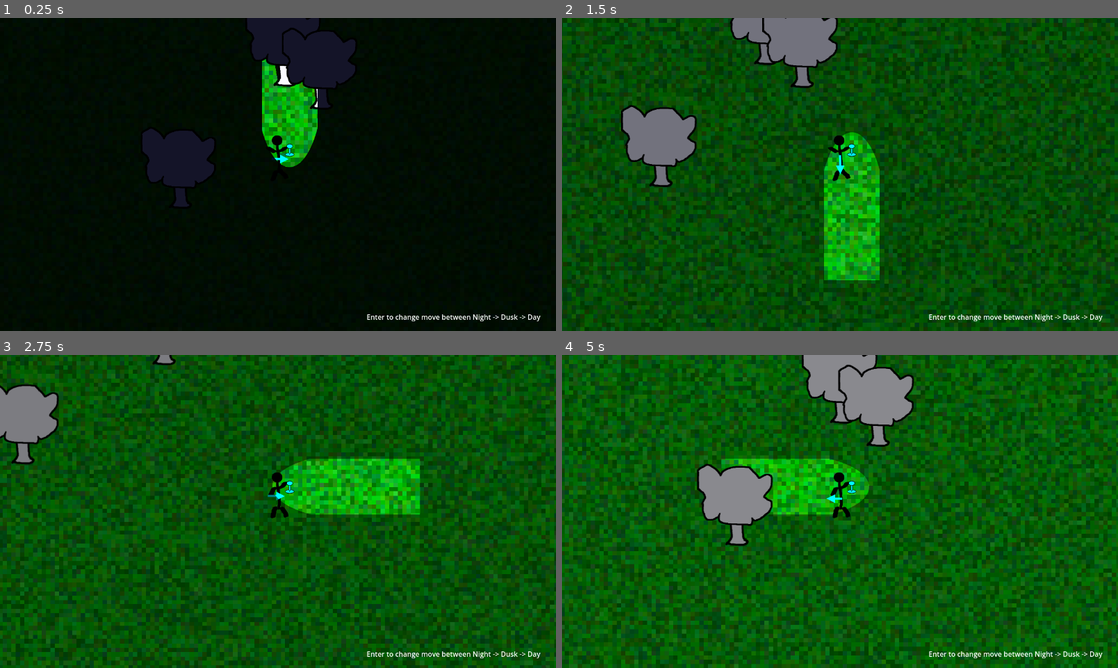
Above: before the commit, frames 1-4 (two rows, left to right).
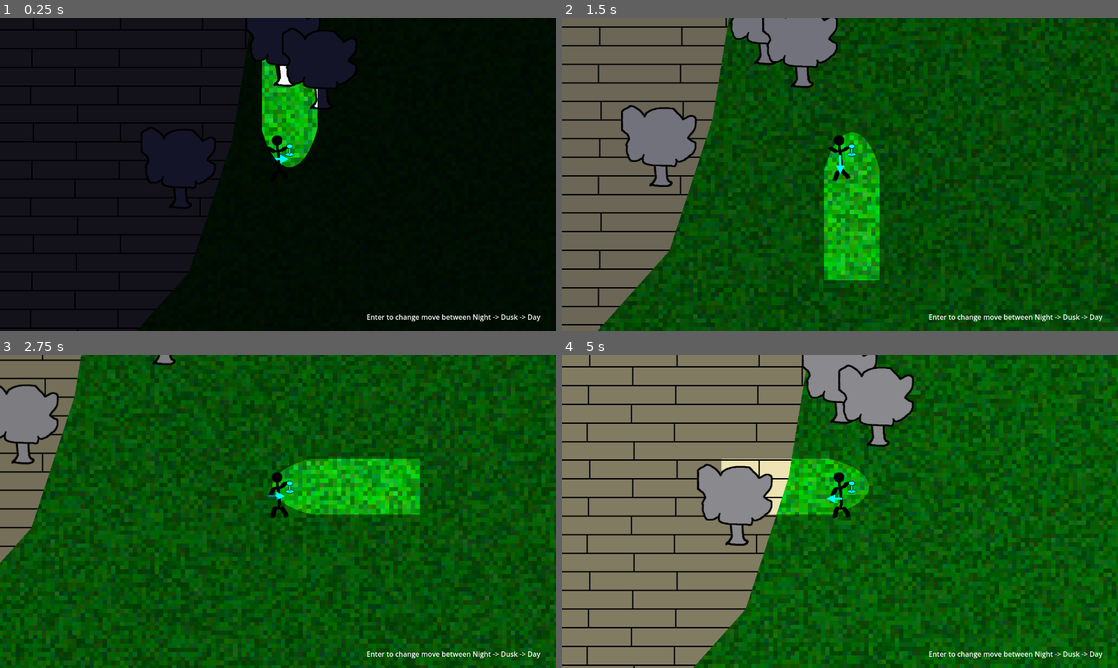
Above: after the commit, the same moments.

Repository: Small-Loan-Studio/TGO
Game: Godot game, scene res://Scratch/Movement/TestMovement.tscn
Two runs of this game, one before a commit and one after it. Both use one fixed random seed, a clock stepped at 60 frames per second and the inputs below.
Inputs (mouse positions are in pixels of both pictures, inside the frame that each line leads up to):
- Up to frame 1 (0.25 s): no input
- Up to frame 2 (1.5 s): tap Enter (ui_accept) at 0.5, 0.77 s; move the mouse to (962, 158) at 0.52 s; hold Right (right) 0.53-1.28 s; click (962, 158) at 0.67 s; move the mouse to (728, 190) at 1.27 s; hold Down (down) from 1.28 s (still down)
- Up to frame 3 (2.75 s): tap Enter (ui_accept) at 1.52 s; move the mouse to (333, 442) at 2.02 s; release Down (down) at 2.03 s; hold Right (right) from 2.03 s (still down)
- Up to frame 4 (5 s): move the mouse to (812, 574) at 2.77 s; release Right (right) at 2.78 s; hold Up (up) 2.78-3.53 s; click (812, 574) at 2.92 s; tap Enter (ui_accept) at 3.02, 3.77, 4.52 s; move the mouse to (1006, 558) at 3.52 s; hold Left (left) from 3.53 s (still down); move the mouse to (673, 464) at 4.27 s

The runs differ from the first frame. In frame 1, 21% of the frame differs, in the area x 0-45%, y 0-100%; in frame 2, 20%; in frame 3, 4.3%; in frame 4, 35%, in the area x 0-44%, y 0-100%.

Commit message:
Adding Staggered Pattern Walking Path
Adding Staggered Pattern Walking Path

Diff:
--- a/Scratch/Movement/TestMovement.tscn
+++ b/Scratch/Movement/TestMovement.tscn
@@ -6,6 +6,7 @@
 [ext_resource type="Script" path="res://Scratch/Movement/CameraZoom2D.gd" id="4_y1wm5"]
 [ext_resource type="PackedScene" uid="uid://mqvl5162rawb" path="res://Scenes/Devin.tscn" id="6_4inpa"]
 [ext_resource type="PackedScene" uid="uid://ibnwktw1xdvu" path="res://Scratch/Movement/GrayBox.tscn" id="6_dua0r"]
+[ext_resource type="Texture2D" uid="uid://cmi4arryakvx0" path="res://Art/BrickTan.png" id="7_3dqnm"]
 
 [node name="TestMovement" type="Node2D"]
 y_sort_enabled = true
@@ -16,6 +17,12 @@
 texture_filter = 1
 scale = Vector2(10, 10)
 texture = ExtResource("2_l7wsh")
+
+[node name="WalkingPathPolygon" type="Polygon2D" parent="."]
+z_index = -90
+texture_repeat = 2
+texture = ExtResource("7_3dqnm")
+polygon = PackedVector2Array(-615, 840, -508, 552, -401, 189, -385, -255, -631, -295, -647, -764, 186, -730, 223, -567, 587, -551, 597, -497, 504, -516, 231, -500, 221, -263, 165, 82, 66, 384, -268, 757)
 
 [node name="Player" parent="." instance=ExtResource("6_4inpa")]
 position = Vector2(271, 159)
Binary file added: Art/BrickTan.png
Not shown, added: Art/BrickTan.png.import
Not shown: 1 places in Scratch/Movement/TestMovement.tscn that only renumber resources
